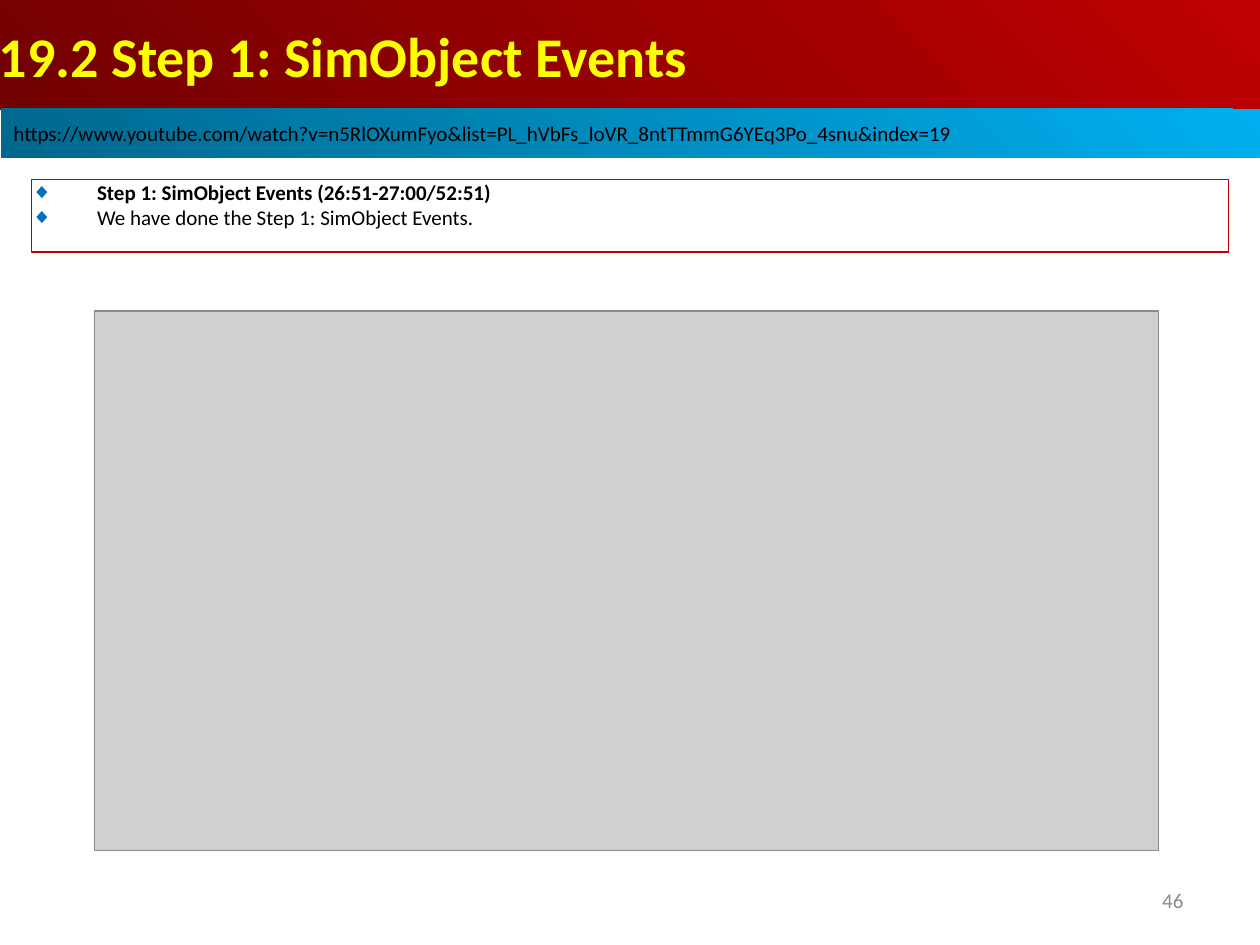
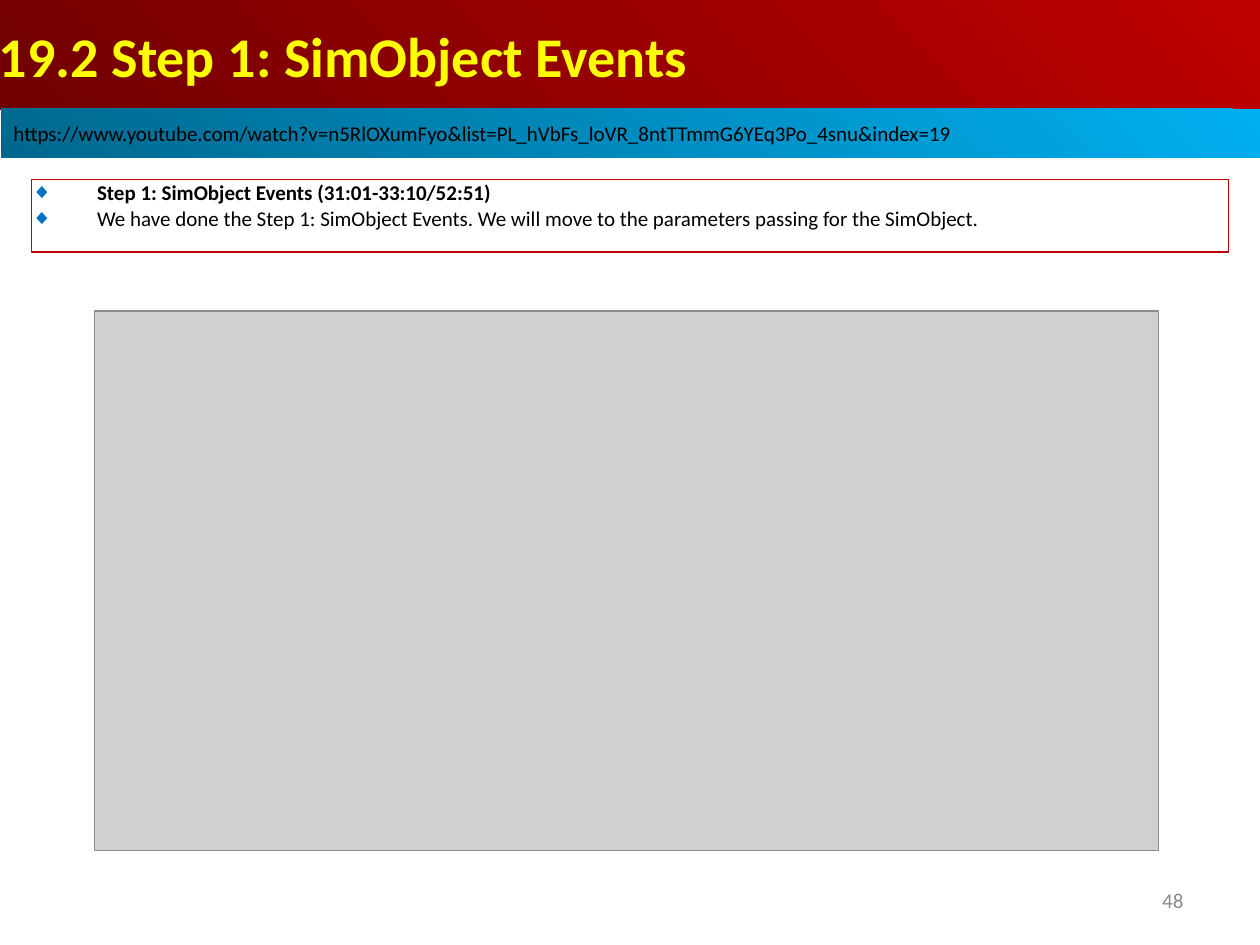
Before and after one commit to peterhchen/AIU_CS850_Gem5_McPAT, a slide deck: slide 48 of 050_Gem5/019.EventDrSim/000_Video/019.EventDrSim.ppt (slide 46 before the commit). Drawn at 1260x945 pixels with LibreOffice and Linux fonts; fonts in the diff are those of the drawing; grey boxes stand for pictures. Boxes give left, top, right and bottom in pixels: in the first picture for what was removed or moved away, otherwise in the second. Text is boxed around its words. In the diff, an @@ line names an element or a change of style, - is before the commit and + after.

```diff
--- a/050_Gem5/019.EventDrSim/000_Video/019.EventDrSim.ppt
+++ b/050_Gem5/019.EventDrSim/000_Video/019.EventDrSim.ppt
@@ text in rectangle at [97,184,978,230]: text changed; bold off @@
-◆ Step 1: SimObject Events (26:51-27:00/52:51)
-◆ We have done the Step 1: SimObject Events.
+◆ Step 1: SimObject Events (31:01-33:10/52:51)
+◆ We have done the Step 1: SimObject Events. We will move to the parameters passing for the SimObject.
@@ page number at [1162,894,1183,908]: text changed @@
-46
+48
```
Also in this commit, not shown: 3 other slides changed, 3 slides added.
